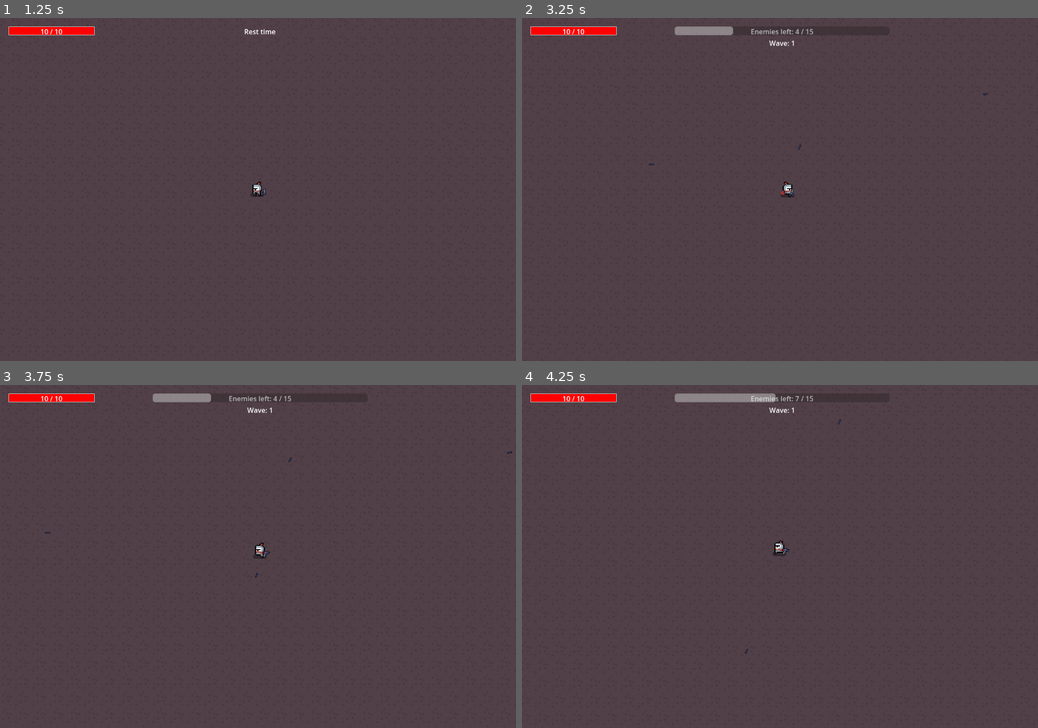
Above: before the commit, frames 1-4 (two rows, left to right).
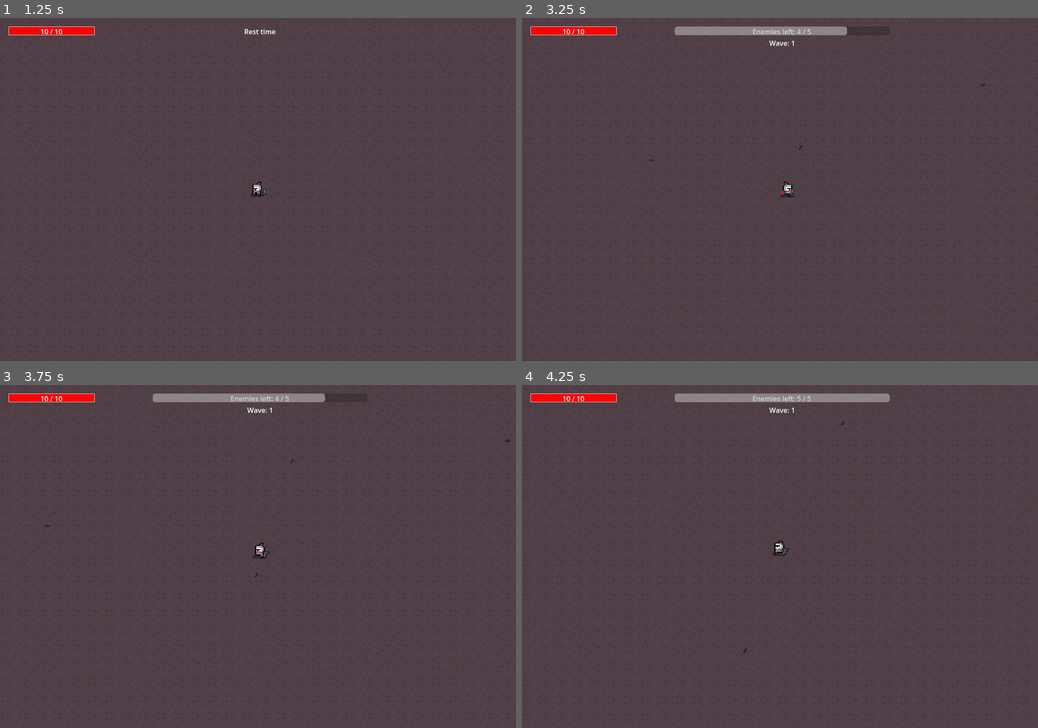
Above: after the commit, the same moments.

Repository: Jokolto/Matura
Game: Godot game, scene res://scenes/GUI/menus/main_menu.tscn
Two runs of this game, one before a commit and one after it. Both use one fixed random seed, a clock stepped at 60 frames per second and the inputs below.
Inputs (mouse positions are in pixels of both pictures, inside the frame that each line leads up to):
- Up to frame 1 (1.25 s): click "Play" at 0.5 s
- Up to frame 2 (3.25 s): tap Enter at 1.25 s; move the mouse to (893, 172) at 1.27 s; hold D (move_right) 1.28-2.03 s; click (893, 172) at 1.35 s; move the mouse to (676, 206) at 2.02 s; hold S (move_down) 2.03-2.78 s; right-click (676, 206) at 2.1 s; click (676, 206) at 2.3 s; move the mouse to (831, 114) at 2.77 s; hold D (move_right) from 2.78 s (still down); click (831, 114) at 2.85 s
- Up to frame 3 (3.75 s): move the mouse to (232, 625) at 3.52 s; release D (move_right) at 3.53 s; hold W (move_up) from 3.53 s (still down); click (232, 625) at 3.6 s
- Up to frame 4 (4.25 s): keep holding W (move_up)

Frame 1 is identical in both runs. In frame 2, 0.6% of the frame differs, in the area x 24-91%, y 2-43%; in frame 3, 0.6%; in frame 4, 0.6%, in the area x 42-72%, y 2-79%.

Commit message:
player progresion

Diff:
--- a/source/managers/entities_manager.gd
+++ b/source/managers/entities_manager.gd
@@ -3,7 +3,7 @@
 var entities_node: Node = null
 var enemies_node: Node = null
 
-var enemies_per_wave: int = 10
+var enemies_per_wave: int = 0
 var wave_duration: float = -1.0
 var enemies_spawned: int = 0
 var current_wave: int = 0
@@ -16,6 +16,15 @@
 signal wave_start
 
 
+var upgrades = [
+	{ "name": "Move Speed +10%", "apply": func(): PlayerManager.player.move_speed *= 1.1 },
+	{ "name": "Max HP +2", "apply": func(): PlayerManager.player.max_hp += 2 },
+	{ "name": "Attack Speed +15%", "apply": func(): PlayerManager.player.fire_rate_multiplier *= 1.15 },
+	{ "name": "Damage + 1", "apply": func(): PlayerManager.player.damage_flat_boost += 1 },
+	{ "name": "Damage + 50%", "apply": func(): PlayerManager.player.damage_multiplier += 0.5 },
+	# ... add more as needed
+]
+
 func _ready() -> void:
 	pass
 
@@ -27,9 +36,7 @@
 		wave_timer += delta
 		if wave_timer >= wave_duration:
 			if enemies_alive <= 0:
-				wave_active = false
-				print("Wave ended (enemies are dead)")
-				wave_end.emit()
+				end_wave()
 				return
 
 			if spawn_active:
@@ -39,9 +46,7 @@
 
 	if (enemies_spawned >= enemies_per_wave):
 		if enemies_alive <= 0:
-			wave_active = false
-			print("Wave ended (enemies are dead)")
-			wave_end.emit()
+			end_wave()
 			return
 
 		if spawn_active:
@@ -59,6 +64,12 @@
 	spawn_active = true
 	print("Wave %d started" % current_wave)
 	wave_start.emit()
+
+
+func end_wave():
+	wave_active = false
+	print("Wave ended (enemies are dead)")
+	wave_end.emit()
 
 
 func get_next_enemy_id() -> int:
@@ -88,3 +99,6 @@
 
 func _on_enemy_death():
 	enemies_alive -= 1
+
+func _on_upgrade_selected(upgrade):
+	upgrade["apply"].call()
--- a/source/scenes/GUI/hud.gd
+++ b/source/scenes/GUI/hud/hud.gd
@@ -19,7 +19,6 @@
 	enemies_bar_container.visible = false
 
 	set_health(player.hp, player.max_hp)
-
 
 
 func set_health(value: int, max_value: int) -> void:
@@ -48,5 +47,7 @@
 	wave_label.text = "Rest time"
 
 func _on_enemy_spawned():
+	set_enemy_hud(EntitiesManager.enemies_alive, EntitiesManager.enemies_per_wave)
 
-	set_enemy_hud(EntitiesManager.enemies_alive, EntitiesManager.enemies_per_wave)
+func _on_upgrade_selected():
+	set_health(player.hp, player.max_hp)
--- a/source/scenes/GUI/hud.tscn
+++ b/source/scenes/GUI/hud/hud.tscn
@@ -1,6 +1,6 @@
 [gd_scene load_steps=3 format=3 uid="uid://c25l3kxm6g3wn"]
 
-[ext_resource type="Script" path="res://scenes/GUI/hud.gd" id="1_i64l7"]
+[ext_resource type="Script" path="res://scenes/GUI/hud/hud.gd" id="1_k5gjg"]
 
 [sub_resource type="StyleBoxFlat" id="StyleBoxFlat_vkr40"]
 bg_color = Color(1, 0, 0, 1)
@@ -10,7 +10,7 @@
 border_width_bottom = 1
 
 [node name="HUD" type="CanvasLayer"]
-script = ExtResource("1_i64l7")
+script = ExtResource("1_k5gjg")
 
 [node name="MarginContainer" type="MarginContainer" parent="."]
 anchors_preset = 10
--- /dev/null
+++ b/source/scenes/GUI/hud/upgrade_panel.gd
@@ -0,0 +1,42 @@
+extends CanvasLayer
+
+@onready var upgrades_buttons = $Panel/VBoxContainer
+@onready var buttons = upgrades_buttons.get_children()
+
+func _ready():
+	EntitiesManager.wave_end.connect(_on_wave_end)
+	for button in buttons:
+		button.pressed.connect(_on_upgrade_selected)
+
+	hide()
+
+func show_upgrade_panel():
+	get_tree().paused = not get_tree().paused
+	visible = get_tree().paused
+
+	var options = EntitiesManager.upgrades.duplicate()
+	options.shuffle()
+	options = options.slice(0, len(buttons))
+
+
+	for i in range(len(buttons)):
+		var button: Button = buttons[i]
+		var first_click = not button.pressed.is_connected(EntitiesManager._on_upgrade_selected)
+		var upgrade = options[i]
+		button.text = upgrade["name"]
+
+		if not first_click:
+			button.pressed.disconnect(EntitiesManager._on_upgrade_selected)
+			button.pressed.disconnect(GameManager.hud._on_upgrade_selected)  # redisconnecting, connecting just so that order stays
+
+		button.pressed.connect(EntitiesManager._on_upgrade_selected.bind(upgrade))
+		button.pressed.connect(GameManager.hud._on_upgrade_selected)
+
+
+
+func _on_wave_end():
+	show_upgrade_panel()
+
+func _on_upgrade_selected():
+	visible = false
+	get_tree().paused = false
--- /dev/null
+++ b/source/scenes/GUI/hud/upgrade_panel.tscn
@@ -0,0 +1,55 @@
+[gd_scene load_steps=2 format=3 uid="uid://ctk8kojftcawm"]
+
+[sub_resource type="LabelSettings" id="LabelSettings_sackt"]
+font_size = 32
+
+[node name="UpgradePanel" type="CanvasLayer"]
+
+[node name="Panel" type="Panel" parent="."]
+anchors_preset = 15
+anchor_right = 1.0
+anchor_bottom = 1.0
+grow_horizontal = 2
+grow_vertical = 2
+
+[node name="Label" type="Label" parent="Panel"]
+layout_mode = 1
+anchors_preset = -1
+anchor_left = 0.1
+anchor_top = 0.15
+anchor_right = 0.9
+anchor_bottom = 0.2
+offset_bottom = 23.0
+grow_horizontal = 2
+text = "Choose an item"
+label_settings = SubResource("LabelSettings_sackt")
+horizontal_alignment = 1
+
+[node name="VBoxContainer" type="HBoxContainer" parent="Panel"]
+layout_mode = 1
+anchors_preset = -1
+anchor_left = 0.1
+anchor_top = 0.25
+anchor_right = 0.9
+anchor_bottom = 0.75
+offset_top = -4.0
+offset_bottom = 4.0
+grow_horizontal = 2
+grow_vertical = 2
+theme_override_constants/separation = 24
+alignment = 1
+
+[node name="Button" type="Button" parent="Panel/VBoxContainer"]
+custom_minimum_size = Vector2(250, 400)
+layout_mode = 2
+text = "Upgrade 1."
+
+[node name="Button2" type="Button" parent="Panel/VBoxContainer"]
+custom_minimum_size = Vector2(250, 400)
+layout_mode = 2
+text = "Upgrade 2."
+
+[node name="Button3" type="Button" parent="Panel/VBoxContainer"]
+custom_minimum_size = Vector2(250, 400)
+layout_mode = 2
+text = "Upgrade 3."
--- a/source/scenes/entities/enemies/enemy.gd
+++ b/source/scenes/entities/enemies/enemy.gd
@@ -2,13 +2,13 @@
 class_name Enemy
 
 @export var move_speed: float = 100.0
-@export var max_health: int = 3
+@export var max_health: float = 3
 @onready var player: CharacterBody2D = null  # assign this later
 @onready var body_sprite = $AnimatedSprite2D
 
 
 var enemy_id: int = -1
-var health: int = 3
+var health: float = 3
 var contact_damage: float = 1
 var player_inside_contact_range: bool = false
 
@@ -42,7 +42,7 @@
 
 	_update_animation(dir)
 
-func take_damage(amount: int) -> void:
+func take_damage(amount: float) -> void:
 	health -= amount
 	if health <= 0:
 		queue_free()
--- a/source/scenes/entities/player/player.gd
+++ b/source/scenes/entities/player/player.gd
@@ -9,6 +9,9 @@
 @export var dash_duration: float = 0.25
 @export var max_hp: float = 10.0
 @export var hp: float = 10.0
+@export var fire_rate_multiplier: float = 1
+@export var damage_multiplier: float = 1
+@export var damage_flat_boost: float = 0
 var starting_gun: PackedScene = preload("res://scenes/weapons/guns/gun1.tscn")  # drag Bullet.tscn here
 
 # -------------------------
--- a/source/scenes/level/level.gd
+++ b/source/scenes/level/level.gd
@@ -2,6 +2,7 @@
 
 #var enemy_scene: PackedScene = preload("res://scenes/entities/enemies/enemy.tscn")
 @onready var WaveTimer = $WaveTimer
+@onready var PauseMenu = $UI/PauseMenu
 var rest_time: float = 2.5
 
 func _ready() -> void:
@@ -11,7 +12,7 @@
 	PlayerManager.player.died.connect(EntitiesManager._on_player_death)
 
 	EntitiesManager.current_wave = 0
-	EntitiesManager.enemies_per_wave = 10
+	EntitiesManager.enemies_per_wave = 0
 	EntitiesManager.enemies_alive = 0
 	# the nodes do it themselves now
 	#EntitiesManager.set_entities_node($Entities)
@@ -19,7 +20,7 @@
 
 func _unhandled_input(event):
 	if event.is_action_pressed("ui_cancel"): # Typically Escape
-		$PauseMenu.toggle_pause()
+		PauseMenu.toggle_pause()
 
 
 func _on_wave_timer_timeout() -> void:
--- a/source/scenes/level/level.tscn
+++ b/source/scenes/level/level.tscn
@@ -1,13 +1,15 @@
-[gd_scene load_steps=11 format=4 uid="uid://dxsq06ltwf83t"]
+[gd_scene load_steps=13 format=4 uid="uid://dxsq06ltwf83t"]
 
 [ext_resource type="PackedScene" uid="uid://yx2fv6w22r1u" path="res://scenes/entities/player/player.tscn" id="1_cp1lv"]
 [ext_resource type="Script" path="res://scenes/level/level.gd" id="1_tbp78"]
 [ext_resource type="PackedScene" uid="uid://v6hhvsyt2va3" path="res://scenes/objects/enemy_spawner/enemy_spawner.tscn" id="3_iwmw6"]
 [ext_resource type="Texture2D" uid="uid://bt5pgf2xt2lfb" path="res://assets/v1.1 dungeon crawler 16X16 pixel pack/full tilemap.png" id="4_bulvw"]
-[ext_resource type="PackedScene" uid="uid://c25l3kxm6g3wn" path="res://scenes/GUI/hud.tscn" id="5_ofqpp"]
+[ext_resource type="PackedScene" uid="uid://c25l3kxm6g3wn" path="res://scenes/GUI/hud/hud.tscn" id="5_ofqpp"]
 [ext_resource type="Script" path="res://scenes/level/projectiles/projectiles.gd" id="5_palfl"]
 [ext_resource type="Script" path="res://scenes/entities/entities.gd" id="6_f1o80"]
 [ext_resource type="PackedScene" uid="uid://cqxmmiyy1brb" path="res://scenes/GUI/menus/pause_menu.tscn" id="8_h1kyu"]
+[ext_resource type="PackedScene" uid="uid://ctk8kojftcawm" path="res://scenes/GUI/hud/upgrade_panel.tscn" id="9_j1s7u"]
+[ext_resource type="Script" path="res://scenes/GUI/hud/upgrade_panel.gd" id="10_wqxkn"]
 
 [sub_resource type="TileSetAtlasSource" id="TileSetAtlasSource_5nmku"]
 texture = ExtResource("4_bulvw")
@@ -86,6 +88,18 @@
 [node name="level" type="Node2D"]
 script = ExtResource("1_tbp78")
 
+[node name="Player" parent="." instance=ExtResource("1_cp1lv")]
+z_index = 2
+position = Vector2(2888, 1872)
+
+[node name="Camera2D" type="Camera2D" parent="Player"]
+zoom = Vector2(0.5, 0.5)
+limit_left = 0
+limit_top = 0
+limit_right = 5850
+limit_bottom = 3500
+position_smoothing_enabled = true
+
 [node name="Objects" type="Node" parent="."]
 
 [node name="TileMap" type="TileMap" parent="Objects"]
@@ -102,18 +116,6 @@
 use_parent_material = true
 tile_map_data = PackedByteArray("AAABAAEAAAACAAYAAAACAAEAAAACAAYAAAADAAEAAAACAAYAAAAEAAEAAAACAAYAAAAFAAEAAAACAAYAAAAGAA …(3600 unchanged characters)…
 tile_set = SubResource("TileSet_6jeod")
-
-[node name="Player" parent="." instance=ExtResource("1_cp1lv")]
-z_index = 2
-position = Vector2(2888, 1872)
-
-[node name="Camera2D" type="Camera2D" parent="Player"]
-zoom = Vector2(0.5, 0.5)
-limit_left = 0
-limit_top = 0
-limit_right = 5850
-limit_bottom = 3500
-position_smoothing_enabled = true
 
 [node name="Spawners" type="Node" parent="."]
 
@@ -141,11 +143,19 @@
 
 [node name="Enemies" type="Node" parent="Entities"]
 
-[node name="HUD" parent="." instance=ExtResource("5_ofqpp")]
-
-[node name="PauseMenu" parent="." instance=ExtResource("8_h1kyu")]
-
 [node name="WaveTimer" type="Timer" parent="."]
 one_shot = true
 
+[node name="UI" type="Node" parent="."]
+
+[node name="HUD" parent="UI" instance=ExtResource("5_ofqpp")]
+
+[node name="PauseMenu" parent="UI" instance=ExtResource("8_h1kyu")]
+visible = false
+
+[node name="UpgradePanel" parent="UI" instance=ExtResource("9_j1s7u")]
+process_mode = 2
+visible = false
+script = ExtResource("10_wqxkn")
+
 [connection signal="timeout" from="WaveTimer" to="." method="_on_wave_timer_timeout"]
--- a/source/scenes/objects/enemy_spawner/enemy_spawner.gd
+++ b/source/scenes/objects/enemy_spawner/enemy_spawner.gd
@@ -34,7 +34,7 @@
 	EntitiesManager.enemies_alive += 1
 	EntitiesManager.enemies_node.add_child(enemy)
 	enemy_spawned.emit()
-	print("Enemy was spawned!")
+	#print("Enemy was spawned!")
 
 func get_spawn_position() -> Vector2:
 	return spawn_area.get_random_position()
--- a/source/scenes/weapons/bullets/bullet.gd
+++ b/source/scenes/weapons/bullets/bullet.gd
@@ -3,7 +3,8 @@
 @export var speed: float = 600.0
 var direction: Vector2 = Vector2.ZERO
 var bullet_id = 0
-
+var gun_node: Node = null
+var damage: float = 0.0  # assigned by gun
 
 func _ready() -> void:
 	generate_id()
@@ -14,7 +15,7 @@
 
 func _on_body_entered(body: Node2D) -> void:
 	if body is Enemy:
-		body.take_damage(1)
+		body.take_damage(damage)
 
 	ProjectileManager.proj_amount -= 1
 	queue_free()
--- a/source/scenes/weapons/guns/gun.gd
+++ b/source/scenes/weapons/guns/gun.gd
@@ -3,7 +3,10 @@
 
 @export var fire_rate: float   = 5.0      # shots per second
 @export var automatic: bool    = true
-@export var spread_deg: float  = 0.0      # 0 = pinpoint
+@export var spread_deg: float  = 5.0    # 0 = pinpoint
+@export var bullet_damage: float = 1.0
+
+var final_damage: float = 0.0             # Calculated when shot
 var bullet_scene: PackedScene = preload("res://scenes/weapons/bullets/bullet.tscn")
 
 var _cooldown: float = 0.0
@@ -19,12 +22,13 @@
 	if _cooldown > 0.0:                     # still cooling
 		return
 	_spawn_bullet(target_pos)
-	_cooldown = 1.0 / fire_rate
+	_cooldown = 1.0 / (fire_rate*PlayerManager.player.fire_rate_multiplier)
 
 
 func _spawn_bullet(target_pos: Vector2) -> void:
 	var bullet := bullet_scene.instantiate()
 	bullet.global_position = _gun_point.global_position
+	bullet.gun_node = self
 
 	# Apply spread
 	var dir: Vector2 = (target_pos - bullet.global_position).normalized()
@@ -34,5 +38,10 @@
 		var random_angle: float = randf_range(-half_rad, half_rad)
 		dir = dir.rotated(random_angle)
 
+	# Apply other stats
+	final_damage = (bullet_damage + PlayerManager.player.damage_flat_boost) * PlayerManager.player.damage_multiplier
+	#print(final_damage, PlayerManager.player.damage_flat_boost, PlayerManager.player.damage_multiplier)
+	bullet.damage = final_damage
+
 	bullet.direction = dir
 	ProjectileManager.projectile_node.add_child(bullet)
